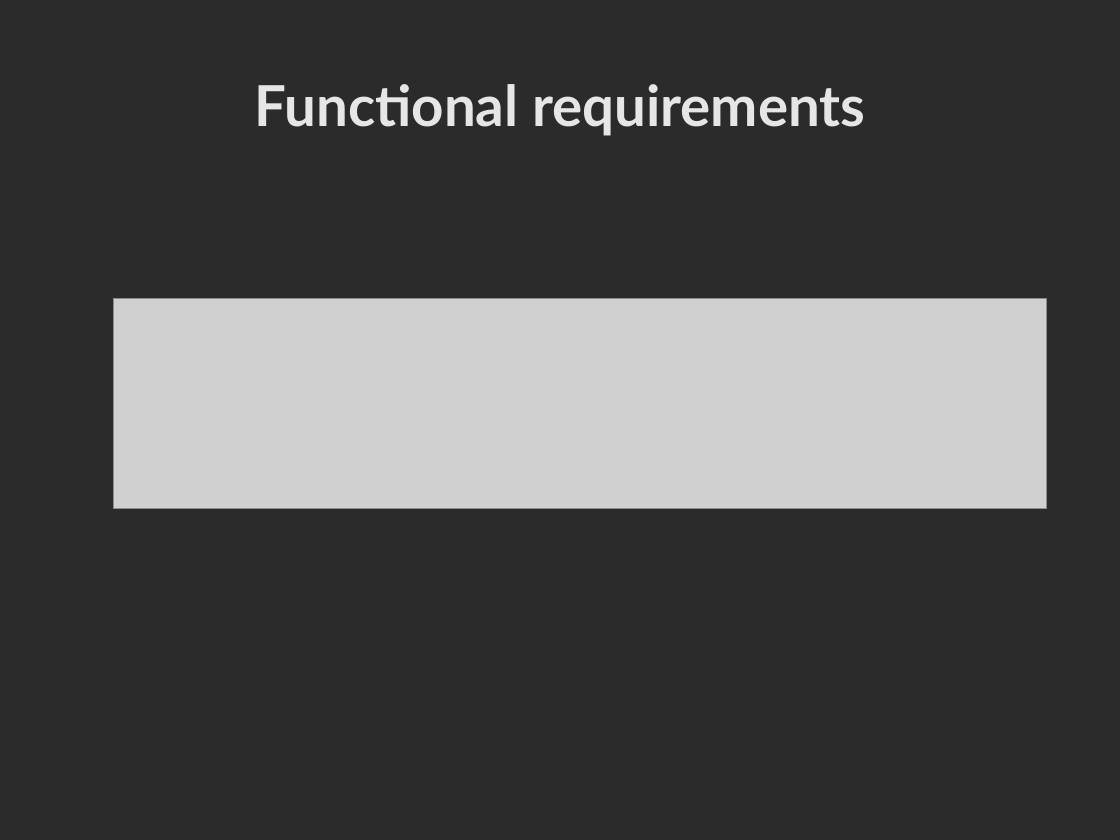
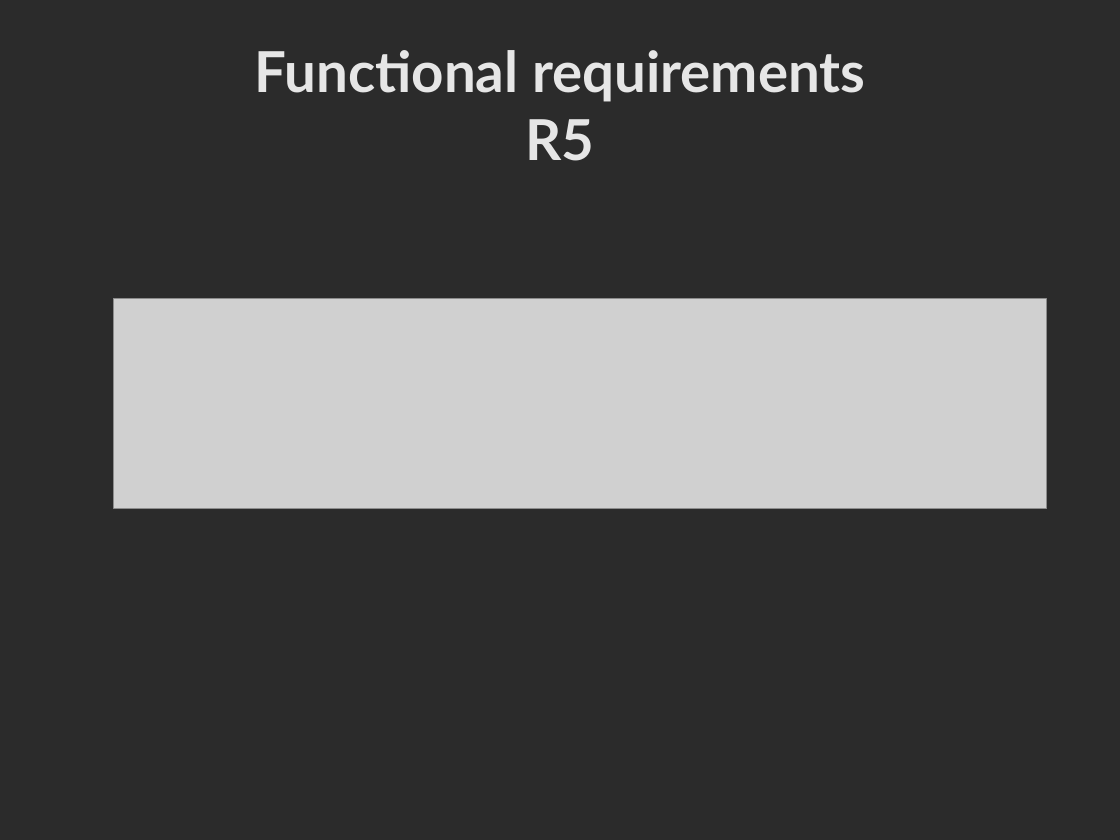
Before and after one commit to mgiorgino/xen-attitune, a slide deck: slide 12 of Docs/goals_and_advancement.odp. Drawn at 1120x840 pixels with LibreOffice and Linux fonts; fonts in the diff are those of the drawing; grey boxes stand for pictures; background and template pictures are left out; a plain dark background stands for a picture behind light text. Boxes give left, top, right and bottom in pixels: in the first picture for what was removed or moved away, otherwise in the second. Text is boxed around its words. In the diff, an @@ line names an element or a change of style, - is before the commit and + after.

```diff
--- a/Docs/goals_and_advancement.odp
+++ b/Docs/goals_and_advancement.odp
@@ title at (x1=255, y1=50, x2=865, y2=161): text changed @@
-Functional requirements
+Functional requirements
+R5
```
Also in this commit, not shown: 6 other slides changed.
